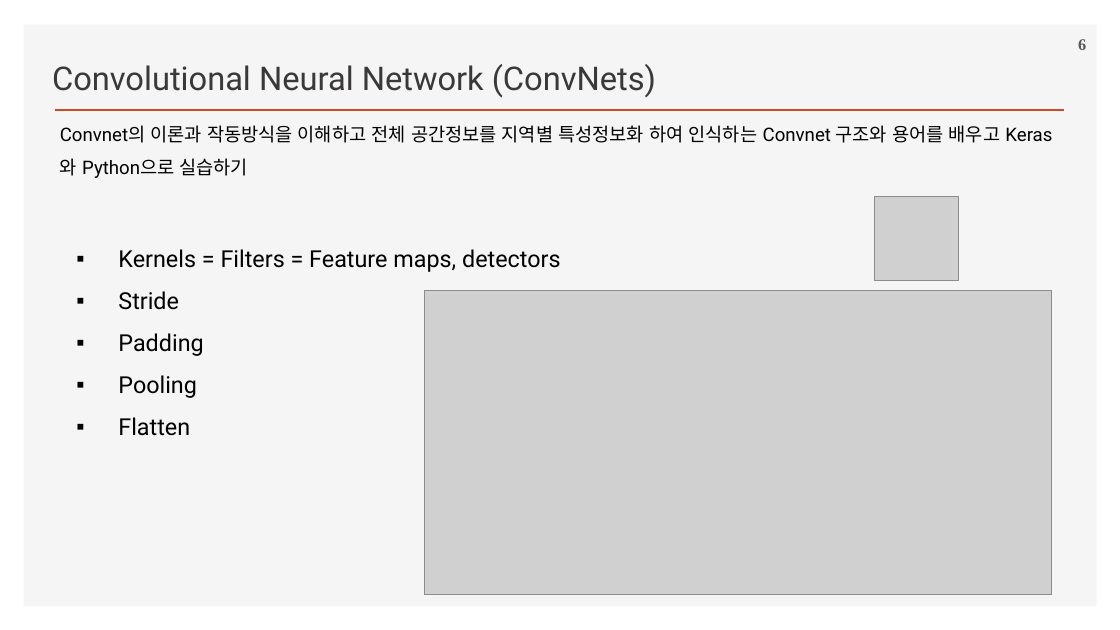
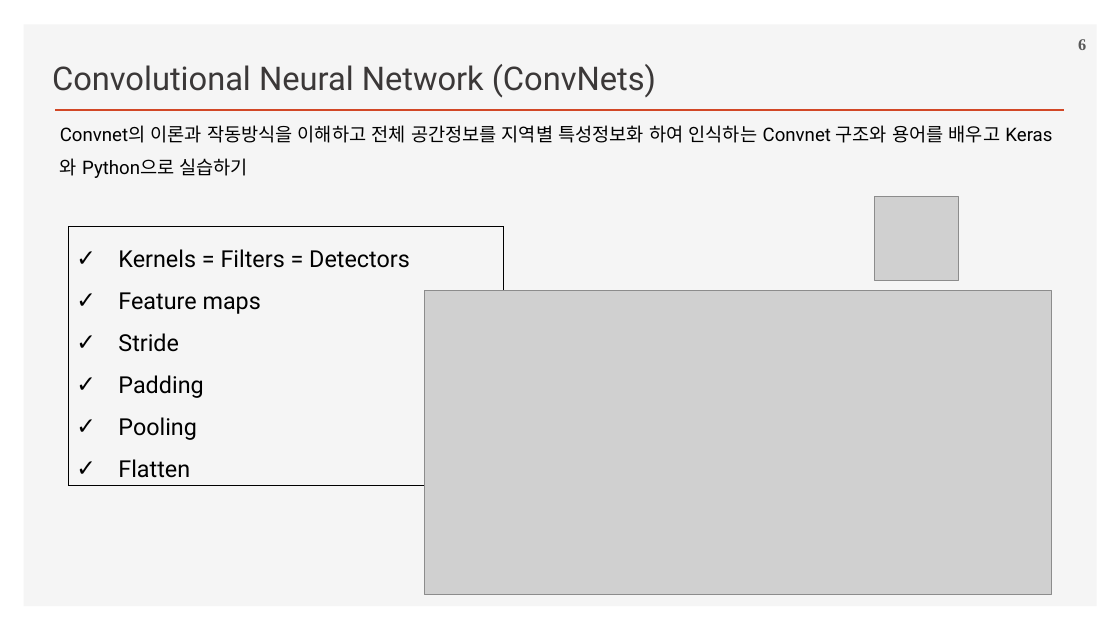
Before and after one commit to ancestor9/2026_Fall_Deep-Learning-with-Python, a slide deck: slide 6 of Chapter 08 Image Classification.pptx. Drawn at 1120x630 pixels with LibreOffice and Linux fonts; fonts in the diff are those of the drawing; grey boxes stand for pictures; background and template pictures are left out. Boxes give left, top, right and bottom in pixels: in the first picture for what was removed or moved away, otherwise in the second. Text is boxed around its words. In the diff, an @@ line names an element or a change of style, - is before the commit and + after.

```diff
--- a/Chapter 08 Image Classification.pptx
+++ b/Chapter 08 Image Classification.pptx
@@ rectangle "Kernels = Filters = Detectors" resized from (x1=118, y1=249, x2=560, y2=436) to (x1=68, y1=227, x2=504, y2=486) @@
@@ rectangle "Kernels = Filters = Detectors" at (x1=68, y1=227, x2=504, y2=486): outline none to #000000 0.75 pt @@
@@ text in rectangle at (x1=118, y1=249, x2=410, y2=314): text changed @@
-▪ Kernels = Filters = Feature maps, detectors
+✓ Kernels = Filters = Detectors
+✓ Feature maps
@@ text in rectangle at (x1=118, y1=333, x2=203, y2=478): bullet ▪ to ✓ @@
```
Also in this commit, not shown: 4 other slides changed, 1 slide added.
